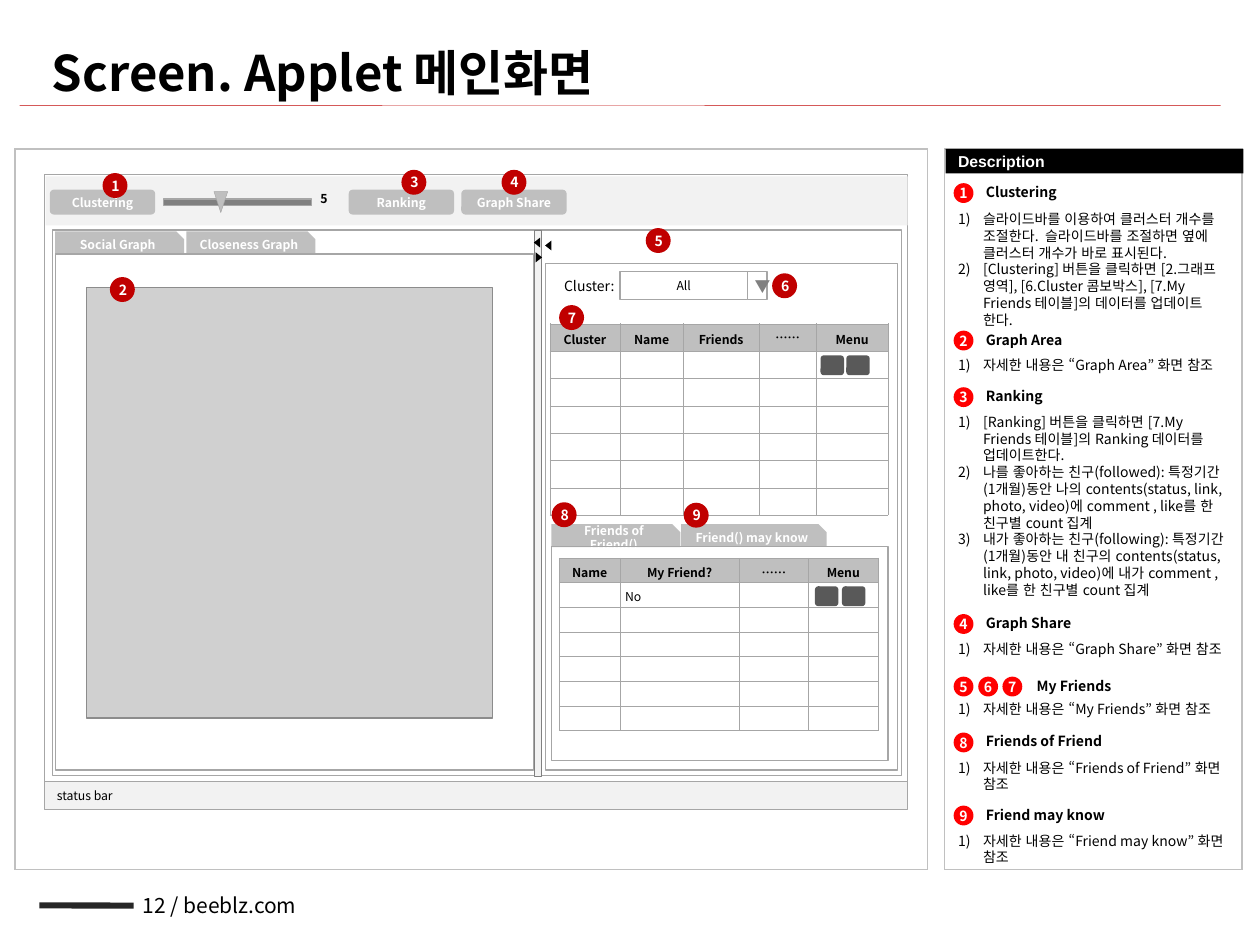
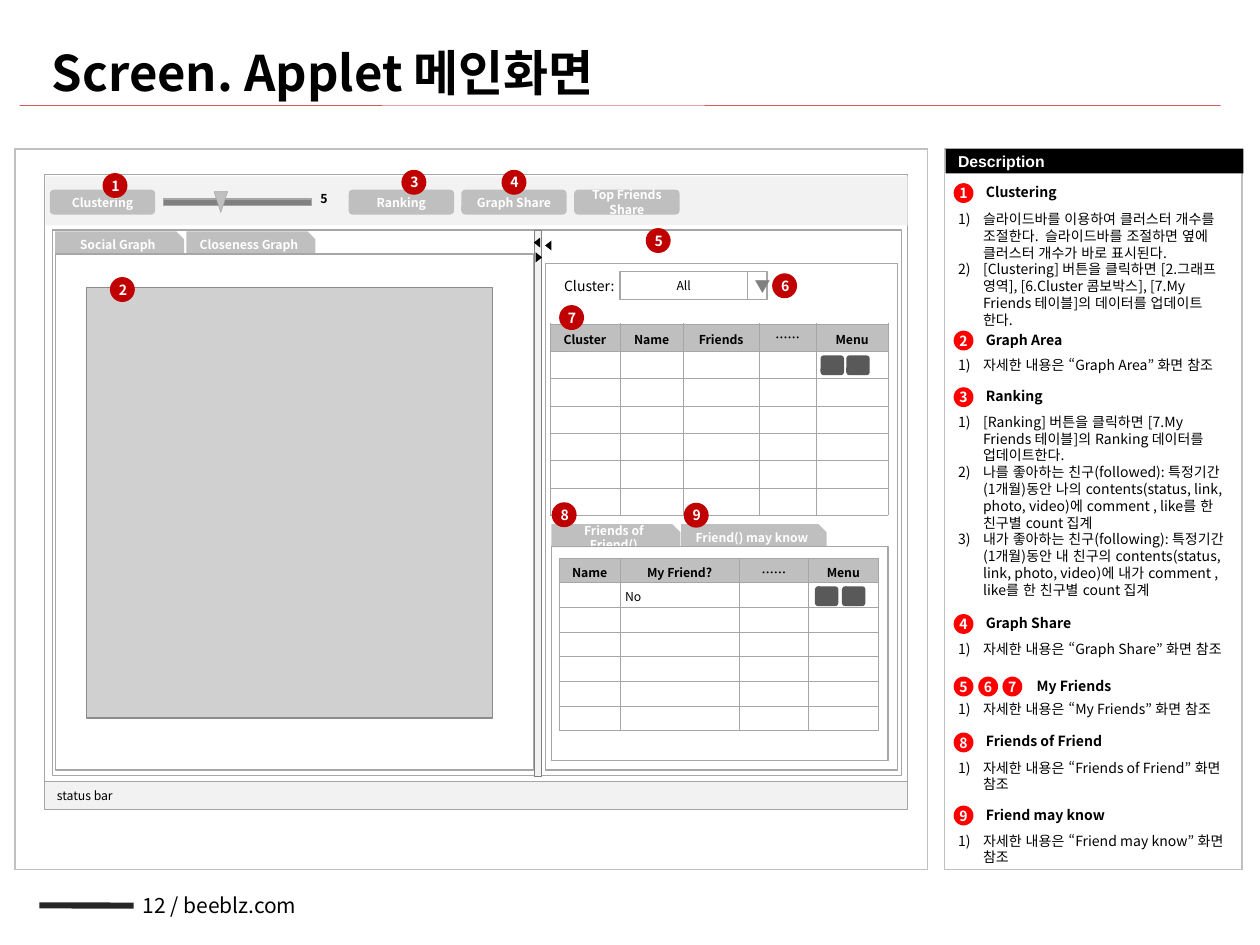
Before and after one commit to NathanaelFebrianto/sonya, a slide deck: slide 12 of beeblz/beeblz-facebook/doc/facebook_sna_v0.2_20101225_배영규.pptx. Drawn at 1260x945 pixels with LibreOffice and Linux fonts; fonts in the diff are those of the drawing; grey boxes stand for pictures. Boxes give left, top, right and bottom in pixels: in the first picture for what was removed or moved away, otherwise in the second. Text is boxed around its words. In the diff, an @@ line names an element or a change of style, - is before the commit and + after.

```diff
--- a/beeblz/beeblz-facebook/doc/facebook_sna_v0.2_20101225_배영규.pptx
+++ b/beeblz/beeblz-facebook/doc/facebook_sna_v0.2_20101225_배영규.pptx
@@ rounded rectangle added at (575, 190, 680, 215), fill #BFBFBF, 7 pt, text #FFFFFF, bold @@
+Top Friends Share
```
Also in this commit, not shown: 1 other file.
